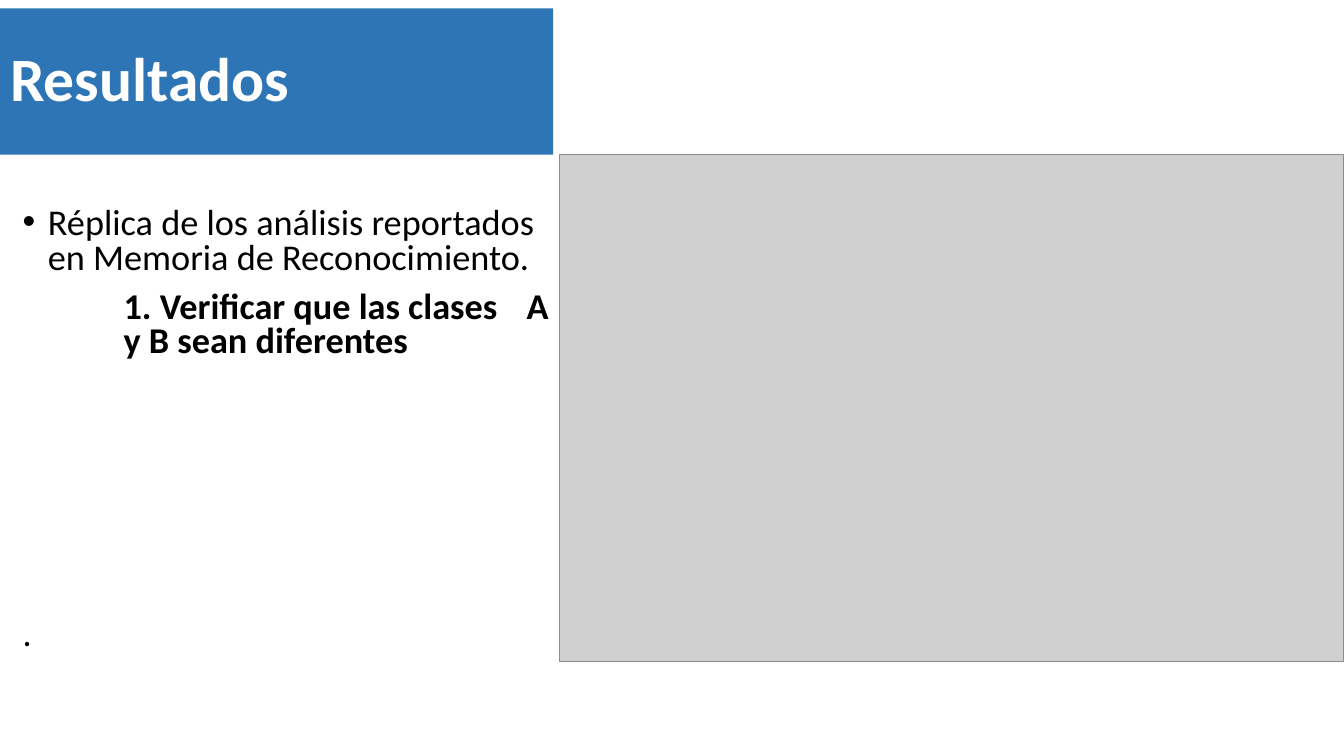
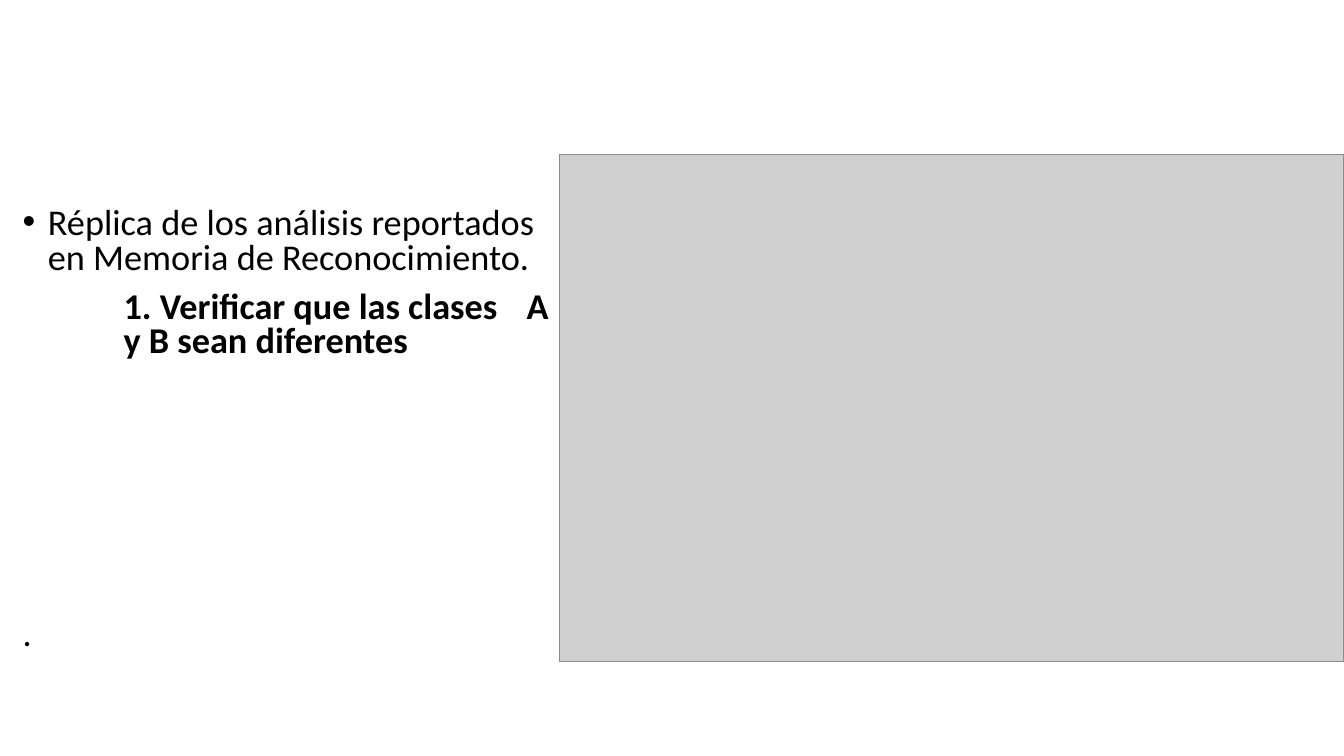
Before and after one commit to Adrifelcha/Adrifelcha, a slide deck: slide 33 of Tesis/Presentaciones/FINAL_Seminario.pptx (slide 39 before the commit). Drawn at 1344x756 pixels with LibreOffice and Linux fonts; fonts in the diff are those of the drawing; grey boxes stand for pictures. Boxes give left, top, right and bottom in pixels: in the first picture for what was removed or moved away, otherwise in the second. Text is boxed around its words. In the diff, an @@ line names an element or a change of style, - is before the commit and + after.

```diff
--- a/Tesis/Presentaciones/FINAL_Seminario.pptx
+++ b/Tesis/Presentaciones/FINAL_Seminario.pptx
@@ title removed at (0, 8, 554, 154) @@
-Resultados
```
Also in this commit, not shown: 13 other slides changed, 8 slides added, 17 slides removed, 1 other file.
